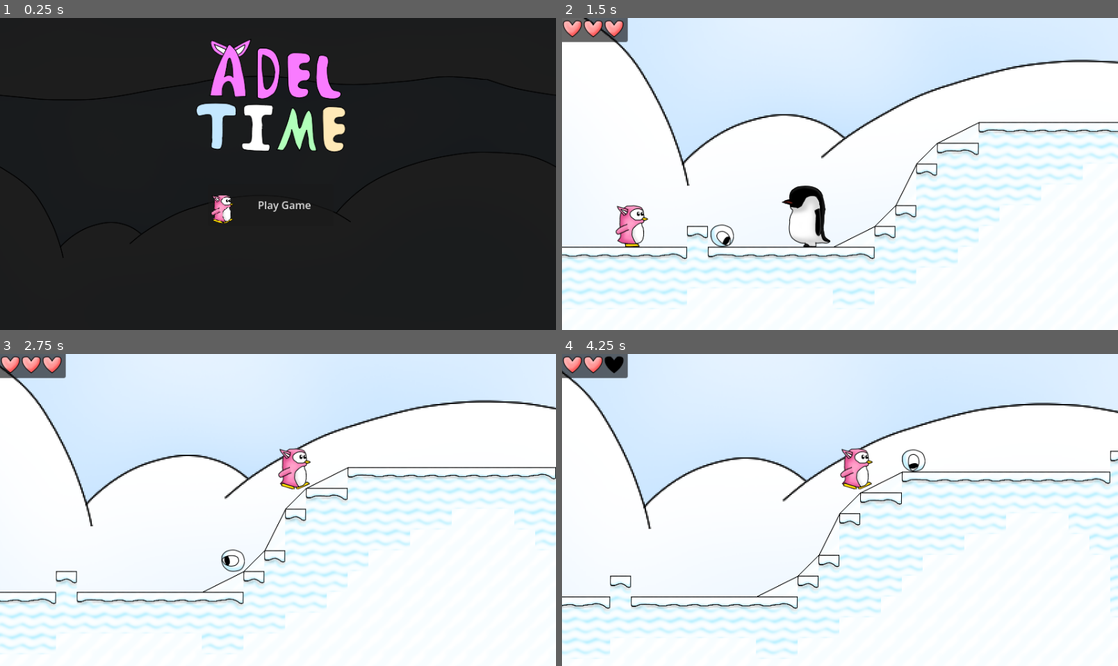
Above: before the commit, frames 1-4 (two rows, left to right).
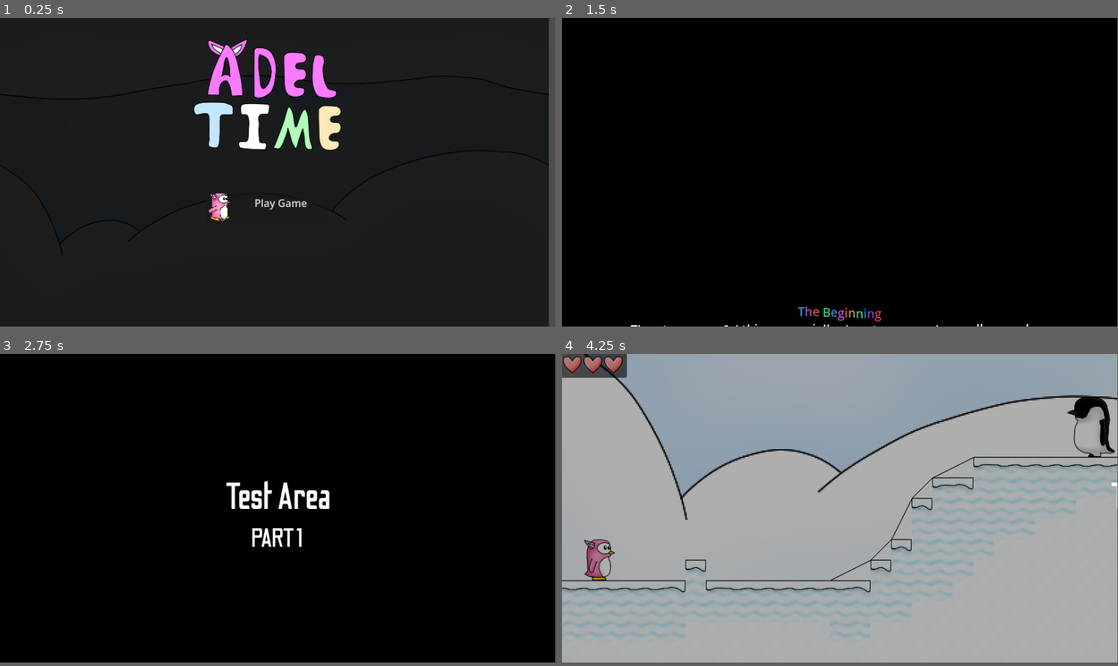
Above: after the commit, the same moments.

Repository: Adel-Time/adeltime-game
Game: Godot game, scene res://scenes_and_scripts/menu/main_menu.tscn
The game is run twice, just before and just after one commit, with the same random seed, the same clock (stepped at 60 frames per second) and the same inputs.
Inputs:
- Up to frame 1 (0.25 s): no input
- Up to frame 2 (1.5 s): click "Play Game" at 0.5 s; hold Right (player_right) from 1.28 s (still down)
- Up to frame 3 (2.75 s): keep holding Right (player_right); tap Space (player_jump) at 1.52, 2.27 s
- Up to frame 4 (4.25 s): release Right (player_right) at 2.78 s; hold Left (player_left) 2.78-3.53 s; hold Right (player_right) from 3.53 s (still down); tap Space (player_jump) at 3.77 s
In our replay, the window is 800x449 before the commit and 799x444 after it. These sizes can differ from the game's own. Grey fills any space a smaller window leaves; there, only what the larger window draws over its background counts as a difference.

The runs differ from the first frame. In frame 1, 4.4% of the frame differs, in the area x 0-100%, y 0-99%; in frame 2, 98%; in frame 3, 98%; in frame 4, 98%.

Commit message:
add a lot of stuff
-add area transition
-add level script
-add present intro
-add level start audios for all time periods
-add new font

Diff:
--- a/project.godot
+++ b/project.godot
@@ -21,7 +21,7 @@
 
 [display]
 
-window/size/viewport_width=854
+window/size/viewport_width=864
 window/size/viewport_height=480
 window/size/resizable=false
 
@@ -52,6 +52,11 @@
 , Object(InputEventKey,"resource_local_to_scene":false,"resource_name":"","device":-1,"window_id":0,"alt_pressed":false …(183 unchanged characters)…
 ]
 }
+ui_space={
+"deadzone": 0.2,
+"events": [Object(InputEventKey,"resource_local_to_scene":false,"resource_name":"","device":-1,"window_id":0,"alt_pressed":false,"shift_pressed":false,"ctrl_pressed":false,"meta_pressed":false,"pressed":false,"keycode":0,"physical_keycode":32,"key_label":0,"unicode":32,"location":0,"echo":false,"script":null)
+]
+}
 
 [layer_names]
 
--- a/scenes_and_scripts/hud.gd
+++ b/scenes_and_scripts/hud.gd
@@ -1,4 +1,7 @@
 extends CanvasLayer
+
+func _ready() -> void:
+	$Hearts.play("three")
 
 func _process(_delta: float) -> void:
 	if AdelManager.health == 3:
--- a/scenes_and_scripts/hud.tscn
+++ b/scenes_and_scripts/hud.tscn
@@ -16,5 +16,5 @@
 
 [node name="Hearts" type="AnimatedSprite2D" parent="." unique_id=1559370252]
 sprite_frames = ExtResource("2_h3fxr")
-animation = &"one"
+animation = &"three"
 centered = false
--- /dev/null
+++ b/scenes_and_scripts/intro/present_intro.gd
@@ -0,0 +1,15 @@
+extends Node2D
+
+var textMove = 0.5
+
+func _process(_delta: float) -> void:
+	$Text.position.y -= textMove
+
+	if Input.is_action_just_pressed("ui_down"):
+		textMove += 0.5
+
+	if Input.is_action_just_pressed("ui_up"):
+		textMove -= 0.5
+
+	if Input.is_action_just_pressed("ui_space"):
+		get_tree().change_scene_to_file("res://scenes_and_scripts/levels/test_level.tscn")
--- /dev/null
+++ b/scenes_and_scripts/intro/present_intro.tscn
@@ -0,0 +1,48 @@
+[gd_scene format=3 uid="uid://b1231l582c8bb"]
+
+[ext_resource type="Script" uid="uid://ba0ip0es4jiue" path="res://scenes_and_scripts/intro/present_intro.gd" id="1_1f12y"]
+[ext_resource type="AudioStream" uid="uid://ibfxrh0hux80" path="res://assets/music/misc/menu.ogg" id="2_buaqr"]
+
+[node name="PresentIntro" type="Node2D" unique_id=1082847151]
+script = ExtResource("1_1f12y")
+
+[node name="Background" type="ColorRect" parent="." unique_id=1632153351]
+offset_right = 864.0
+offset_bottom = 480.0
+color = Color(0, 0, 0, 1)
+
+[node name="Text" type="RichTextLabel" parent="." unique_id=78402517]
+offset_left = 30.0
+offset_top = 472.0
+offset_right = 836.0
+offset_bottom = 1432.0
+theme_override_font_sizes/normal_font_size = 19
+bbcode_enabled = true
+text = "[wave][rainbow]The Beginning[/rainbow]
+Time is a powerful thing, especially since it's everywhere, all around us.
+
+However, a strange penguin wants to control time itself.
+He calls himself \"Volcanic Penking\".
+
+He has long been an enemy of the hero of this story, Adel.
+
+As he brings a \"Time Crystal\" from the remains of a temple over to his base built on the temple, he tells himself that this will creating his own future will be easy.
+
+However, he didn't realize he was building this base on Adel's home island until Adel noticed the factory's existence.
+
+Adel has hated factories for a long time, as she watches them destroy the planet she lives on. She hates Volcanic Penking too, and when she sees that these factories are creating enemies, she gets extremely mad.
+
+\"How dare Volcanic Penking do this! I must save this world to make sure the future is as good as it could possibly be!\" Adel says.
+
+What she doesn't realize, is that this adventure will be an adventure through time itself, as she will travel to the past and future just to stop this evil penguin.
+
+
+
+[font_size=24]ADEL TIME - CHAPTER 1 - PRESENT[font_size=18]
+
+Press space to go to Antarctic Snow Area."
+horizontal_alignment = 1
+
+[node name="AudioStreamPlayer" type="AudioStreamPlayer" parent="." unique_id=493355666]
+stream = ExtResource("2_buaqr")
+autoplay = true
--- /dev/null
+++ b/scenes_and_scripts/levels/level.gd
@@ -0,0 +1,11 @@
+extends Node2D
+class_name Level
+
+@export var area_name = "Add Name"
+@export var part_number = "0"
+
+func _ready() -> void:
+	AdelManager.health = AdelManager.max_health
+	$Misc/AreaTransition/Area.clear()
+	$Misc/AreaTransition/Area.add_text(area_name + " Area")
+	$Misc/AreaTransition/Part.append_text(part_number)
--- a/scenes_and_scripts/levels/test_level.tscn
+++ b/scenes_and_scripts/levels/test_level.tscn
@@ -2,20 +2,29 @@
 
 [ext_resource type="TileSet" uid="uid://ddwmrb42du41h" path="res://tilesets/main.tres" id="1_712b0"]
 [ext_resource type="AudioStream" uid="uid://b602ftwkw7ego" path="res://assets/music/present/antarctic_snow.ogg" id="1_cvllr"]
+[ext_resource type="Script" uid="uid://cg3gpfxs5ou56" path="res://scenes_and_scripts/levels/level.gd" id="1_ywyva"]
 [ext_resource type="PackedScene" uid="uid://do45didr2quxu" path="res://scenes_and_scripts/characters/player/adel.tscn" id="2_dtg3b"]
 [ext_resource type="Texture2D" uid="uid://dlnax7ks7s10m" path="res://assets/images/background/snowbg.png" id="2_wdtf3"]
+[ext_resource type="PackedScene" uid="uid://bavqv105yf5th" path="res://scenes_and_scripts/transition/area_transition.tscn" id="3_6kw4m"]
 [ext_resource type="PackedScene" uid="uid://crqdkub6j6wx2" path="res://scenes_and_scripts/characters/enemy/snowmangry.tscn" id="3_ft34r"]
 [ext_resource type="PackedScene" uid="uid://dyqoyyaa5we16" path="res://scenes_and_scripts/characters/enemy/rollball.tscn" id="4_bwh2y"]
 [ext_resource type="PackedScene" uid="uid://ci33ulfksnv0x" path="res://scenes_and_scripts/characters/enemy/empeguin.tscn" id="7_5aqrr"]
 [ext_resource type="PackedScene" uid="uid://yeaaelm83b73" path="res://scenes_and_scripts/hud.tscn" id="8_8tw2l"]
 
 [node name="Test Level" type="Node2D" unique_id=1467184749]
+script = ExtResource("1_ywyva")
+area_name = "Test"
+part_number = "1"
 
 [node name="Misc" type="Node2D" parent="." unique_id=1874889518]
 
 [node name="AudioStreamPlayer" type="AudioStreamPlayer" parent="Misc" unique_id=1178264403]
 stream = ExtResource("1_cvllr")
 autoplay = true
+
+[node name="AreaTransition" parent="Misc" unique_id=2067724842 instance=ExtResource("3_6kw4m")]
+
+[node name="HUD" parent="Misc" unique_id=479776775 instance=ExtResource("8_8tw2l")]
 
 [node name="Background" type="Parallax2D" parent="Misc" unique_id=1678593190]
 z_index = -300
@@ -35,10 +44,6 @@
 rendering_quadrant_size = 32
 physics_quadrant_size = 32
 
-[node name="Rollball" parent="Tilemaps" unique_id=1002877734 instance=ExtResource("4_bwh2y")]
-visible = false
-position = Vector2(896, 128)
-
 [node name="Adel" parent="." unique_id=638916157 instance=ExtResource("2_dtg3b")]
 position = Vector2(32, 288)
 
@@ -53,6 +58,8 @@
 position = Vector2(2528, 192)
 
 [node name="Empeguin" parent="." unique_id=609672953 instance=ExtResource("7_5aqrr")]
-position = Vector2(320, 256)
+position = Vector2(768, 64)
 
-[node name="HUD" parent="." unique_id=479776775 instance=ExtResource("8_8tw2l")]
+[node name="Rollball2" parent="." unique_id=1002877734 instance=ExtResource("4_bwh2y")]
+visible = false
+position = Vector2(896, 128)
--- a/scenes_and_scripts/menu/main_menu.gd
+++ b/scenes_and_scripts/menu/main_menu.gd
@@ -1,4 +1,7 @@
 extends Node2D
 
+func _ready() -> void:
+	AdelManager.health = AdelManager.max_health
+
 func _on_play_button_pressed() -> void:
-	get_tree().change_scene_to_file("res://scenes_and_scripts/levels/test_level.tscn")
+	get_tree().change_scene_to_file("res://scenes_and_scripts/intro/present_intro.tscn")
--- /dev/null
+++ b/scenes_and_scripts/transition/area_transition.gd
@@ -0,0 +1,10 @@
+extends CanvasLayer
+
+func _ready() -> void:
+	get_tree().paused = true
+	$Animation.play("transition")
+	$Background.visible = true
+
+func _on_animation_animation_finished(anim_name: StringName) -> void:
+	if anim_name == "transition":
+		get_tree().paused = false
--- /dev/null
+++ b/scenes_and_scripts/transition/area_transition.tscn
@@ -0,0 +1,138 @@
+[gd_scene format=3 uid="uid://bavqv105yf5th"]
+
+[ext_resource type="FontFile" uid="uid://6xopeeaf763m" path="res://assets/fonts/OdibeeSans-Regular.ttf" id="1_0a210"]
+[ext_resource type="Script" uid="uid://d14qnswjnjact" path="res://scenes_and_scripts/transition/area_transition.gd" id="1_j4nwi"]
+[ext_resource type="AudioStream" uid="uid://ldd7ncshvtv2" path="res://assets/music/present/level_start.ogg" id="3_4nrhm"]
+
+[sub_resource type="Animation" id="Animation_j4nwi"]
+length = 0.001
+tracks/0/type = "value"
+tracks/0/imported = false
+tracks/0/enabled = true
+tracks/0/path = NodePath("Area:position:x")
+tracks/0/interp = 1
+tracks/0/loop_wrap = true
+tracks/0/keys = {
+"times": PackedFloat32Array(0),
+"transitions": PackedFloat32Array(1),
+"update": 1,
+"values": [-576.0]
+}
+tracks/1/type = "value"
+tracks/1/imported = false
+tracks/1/enabled = true
+tracks/1/path = NodePath("Part:position:x")
+tracks/1/interp = 1
+tracks/1/loop_wrap = true
+tracks/1/keys = {
+"times": PackedFloat32Array(0),
+"transitions": PackedFloat32Array(1),
+"update": 1,
+"values": [864.0]
+}
+tracks/2/type = "value"
+tracks/2/imported = false
+tracks/2/enabled = true
+tracks/2/path = NodePath("Background:modulate")
+tracks/2/interp = 1
+tracks/2/loop_wrap = true
+tracks/2/keys = {
+"times": PackedFloat32Array(0),
+"transitions": PackedFloat32Array(1),
+"update": 0,
+"values": [Color(1, 1, 1, 1)]
+}
+
+[sub_resource type="Animation" id="Animation_4nrhm"]
+resource_name = "transition"
+length = 3.0
+tracks/0/type = "value"
+tracks/0/imported = false
+tracks/0/enabled = true
+tracks/0/path = NodePath("Area:position:x")
+tracks/0/interp = 1
+tracks/0/loop_wrap = true
+tracks/0/keys = {
+"times": PackedFloat32Array(0, 1, 2, 3),
+"transitions": PackedFloat32Array(1, 1, 1, 1),
+"update": 0,
+"values": [-608.0, 128.0, 128.0, 864.0]
+}
+tracks/1/type = "value"
+tracks/1/imported = false
+tracks/1/enabled = true
+tracks/1/path = NodePath("Part:position:x")
+tracks/1/interp = 1
+tracks/1/loop_wrap = true
+tracks/1/keys = {
+"times": PackedFloat32Array(0, 1, 2, 3),
+"transitions": PackedFloat32Array(1, 1, 1, 1),
+"update": 0,
+"values": [864.0, 128.0, 128.0, -608.0]
+}
+tracks/2/type = "value"
+tracks/2/imported = false
+tracks/2/enabled = true
+tracks/2/path = NodePath("Background:modulate")
+tracks/2/interp = 1
+tracks/2/loop_wrap = true
+tracks/2/keys = {
+"times": PackedFloat32Array(0, 2, 3),
+"transitions": PackedFloat32Array(1, 1, 1),
+"update": 0,
+"values": [Color(0, 0, 0, 1), Color(0, 0, 0, 1), Color(0, 0, 0, 0)]
+}
+
+[sub_resource type="AnimationLibrary" id="AnimationLibrary_kkinn"]
+_data = {
+&"RESET": SubResource("Animation_j4nwi"),
+&"transition": SubResource("Animation_4nrhm")
+}
+
+[node name="AreaTransition" type="CanvasLayer" unique_id=2067724842]
+layer = 20
+script = ExtResource("1_j4nwi")
+
+[node name="Background" type="ColorRect" parent="." unique_id=1055424099]
+process_mode = 3
+visible = false
+offset_right = 864.0
+offset_bottom = 480.0
+color = Color(0, 0, 0, 1)
+
+[node name="Area" type="RichTextLabel" parent="." unique_id=1160520963]
+process_mode = 3
+offset_left = -576.0
+offset_top = 192.0
+offset_right = 31.995972
+offset_bottom = 256.0
+theme_override_fonts/normal_font = ExtResource("1_0a210")
+theme_override_font_sizes/normal_font_size = 57
+bbcode_enabled = true
+text = "PLACEHOLDER AREA"
+horizontal_alignment = 1
+vertical_alignment = 1
+
+[node name="Part" type="RichTextLabel" parent="." unique_id=1688818639]
+process_mode = 3
+offset_left = 864.0
+offset_top = 256.0
+offset_right = 1472.0021
+offset_bottom = 320.0
+theme_override_fonts/normal_font = ExtResource("1_0a210")
+theme_override_font_sizes/normal_font_size = 41
+bbcode_enabled = true
+text = "PART"
+horizontal_alignment = 1
+vertical_alignment = 1
+
+[node name="Animation" type="AnimationPlayer" parent="." unique_id=1764696906]
+process_mode = 3
+libraries/ = SubResource("AnimationLibrary_kkinn")
+
+[node name="AudioStreamPlayer" type="AudioStreamPlayer" parent="." unique_id=1610671748]
+process_mode = 3
+stream = ExtResource("3_4nrhm")
+autoplay = true
+
+[connection signal="animation_finished" from="Animation" to="." method="_on_animation_animation_finished"]
Not shown, added: assets/fonts/OFL.txt
Binary file added: assets/fonts/OdibeeSans-Regular.ttf
Not shown, added: assets/fonts/OdibeeSans-Regular.ttf.import
Not shown, added: assets/music/future/level_start.ogg.import
Not shown, added: assets/music/past/level_start.ogg.import
Not shown, added: assets/music/present/level_start.ogg.import
Not shown, added: scenes_and_scripts/intro/present_intro.gd.uid
Not shown, added: scenes_and_scripts/levels/level.gd.uid
Not shown, added: scenes_and_scripts/transition/area_transition.gd.uid
Not shown, added: assets/music/future/level_start.ogg
Not shown, added: assets/music/past/level_start.ogg
Not shown, added: assets/music/present/level_start.ogg
